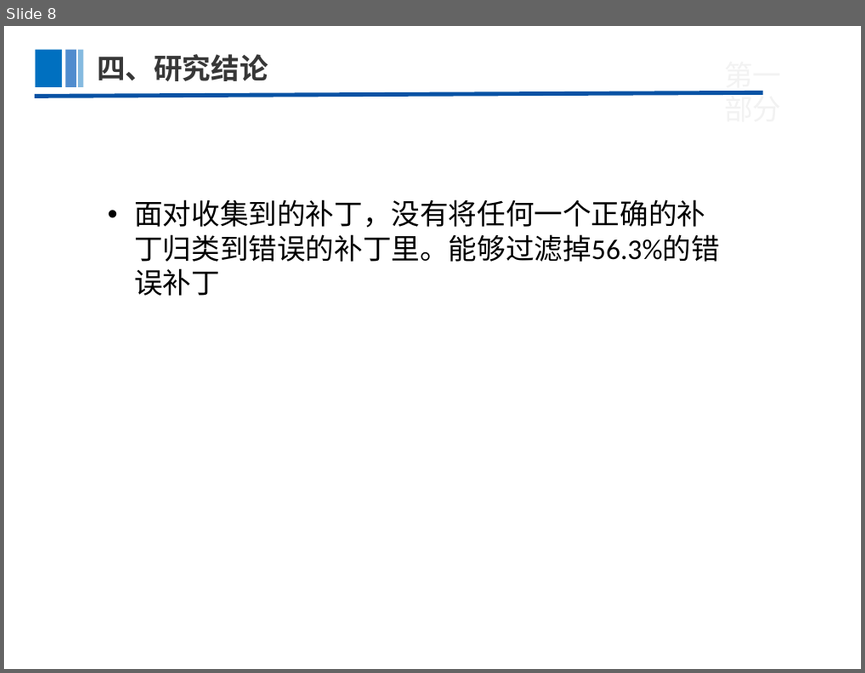
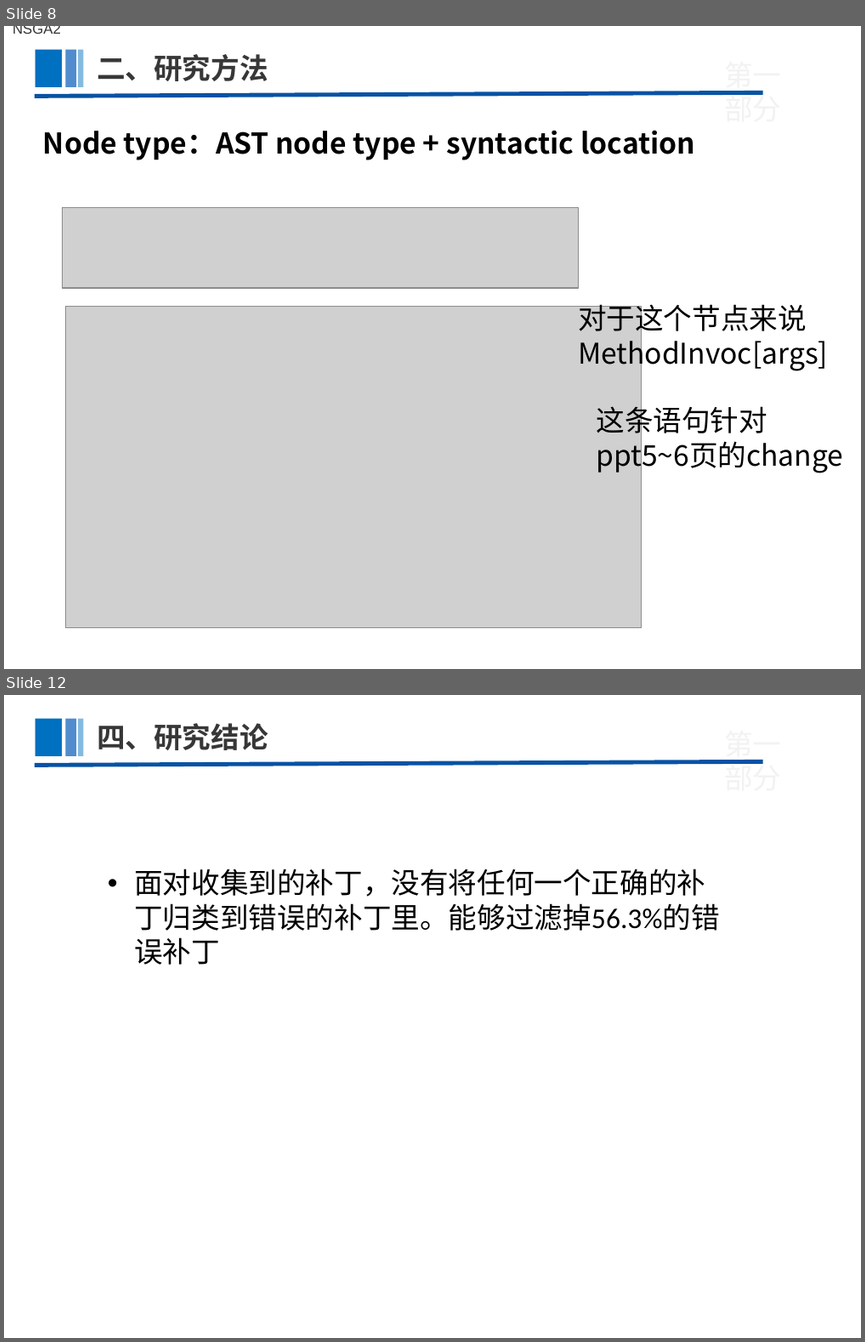
Before and after one commit to zxdemm/paper, a slide deck: 研一上/软件缺陷修复/补丁评估方向/Identifying Patch Correctness in Test-Based Program Repair.pptx. Shown one above the other, each under a label of ours: slide 8 before the commit, slides 8 and 12 after it; the slides between them are not shown. The pictures are 865x673 and 865x1342 pixels, drawn with LibreOffice and Linux fonts; fonts in the diff are those of the drawing; grey boxes stand for pictures; background and template pictures are left out. Boxes give left, top, right and bottom in pixels: in the first picture for what was removed or moved away, otherwise in the second. Text is boxed around its words. In the diff, an @@ line names an element or a change of style, - is before the commit and + after.

```diff
--- a/研一上/软件缺陷修复/补丁评估方向/Identifying Patch Correctness in Test-Based Program Repair.pptx
+++ b/研一上/软件缺陷修复/补丁评估方向/Identifying Patch Correctness in Test-Based Program Repair.pptx
@@ slide 8 added at [4,26,861,669], background picture (left out) @@
@@ text added at [12,26,61,34], 12 pt, text #333333 @@
+NSGA2
@@ rectangle added at [35,49,63,87], fill #0070C0 @@
@@ rectangle added at [66,49,76,87], fill #065CBA at 70% opacity @@
@@ rectangle added at [79,49,84,87], fill #0070C0 at 48% opacity @@
@@ text added at [97,54,268,81], 24 pt, text #373737, bold @@
+二、研究方法
@@ line added from (35, 97) to (763, 93), #0852A4 3.5 pt @@
@@ text added at [724,91,781,95], 24 pt, text #F2F2F2 @@
+第一部分
@@ text added at [43,130,695,160], 24 pt, text #000000, bold @@
+Node type：AST node type + syntactic location
@@ picture added at [63,208,578,288] @@
@@ text added at [578,304,828,371], 24 pt, text #000000 @@
+对于这个节点来说MethodInvoc[args]
@@ picture added at [66,306,641,627] @@
@@ text added at [596,402,843,473], 24 pt, text #000000 @@
+这条语句针对ppt5~6页的change
@@ what was slide 8 is now slide 12 @@
```
Also in this commit, not shown: 7 slides changed, 3 other slides added, 10 other files.
